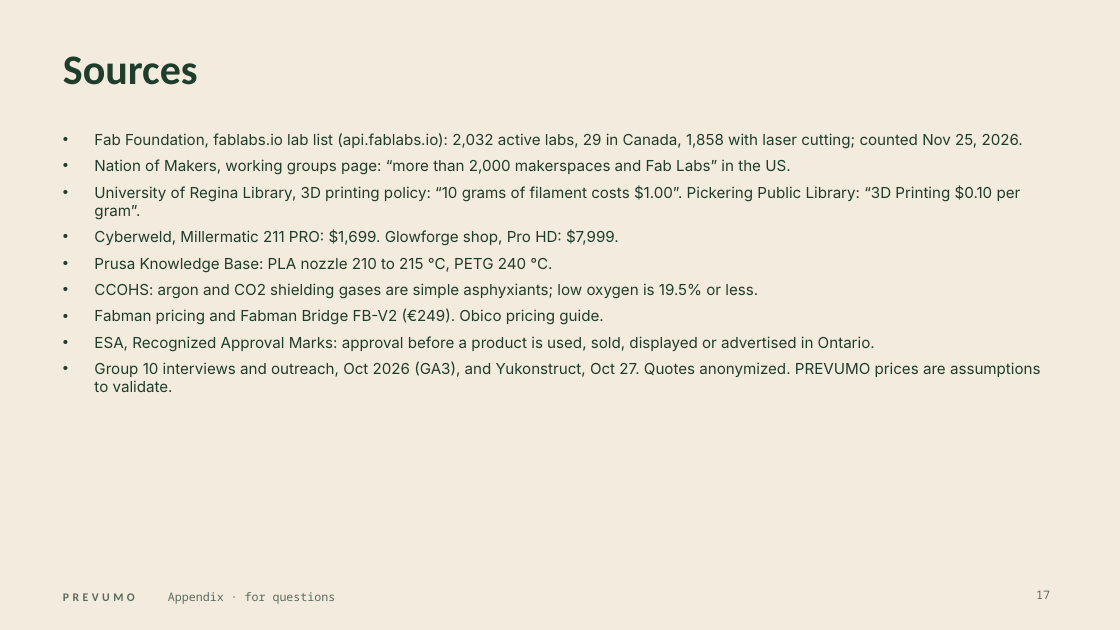
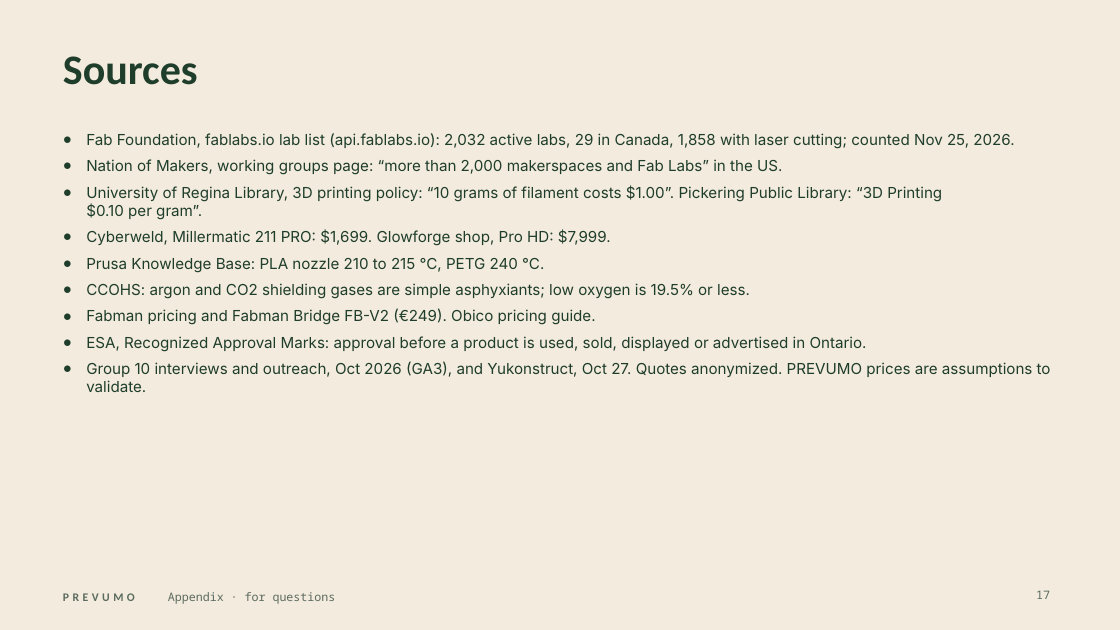
Before and after one commit to WAHB22/wahbs-world, a slide deck: slide 17 of prevumo/deliverables/final/PREVUMO-final.pptx. Drawn at 1120x630 pixels with LibreOffice and Linux fonts; fonts in the diff are those of the drawing. Boxes give left, top, right and bottom in pixels: in the first picture for what was removed or moved away, otherwise in the second. Text is boxed around its words. In the diff, an @@ line names an element or a change of style, - is before the commit and + after.

```diff
--- a/prevumo/deliverables/final/PREVUMO-final.pptx
+++ b/prevumo/deliverables/final/PREVUMO-final.pptx
@@ text "Fab Foundation, fablabs.io lab list ..." at (x1=86, y1=133, x2=1051, y2=392): bullet • to ● @@
```
Also in this commit, not shown: 12 other slides changed, 12 other files.
